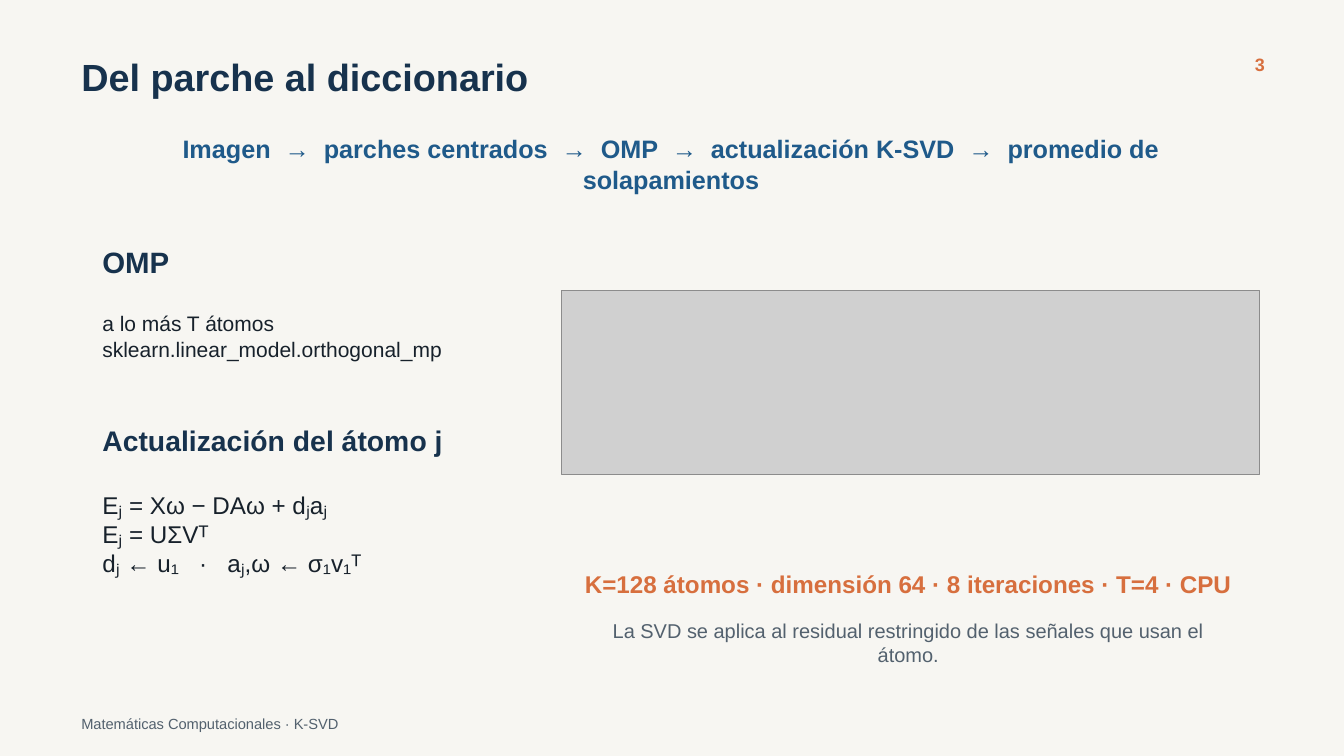
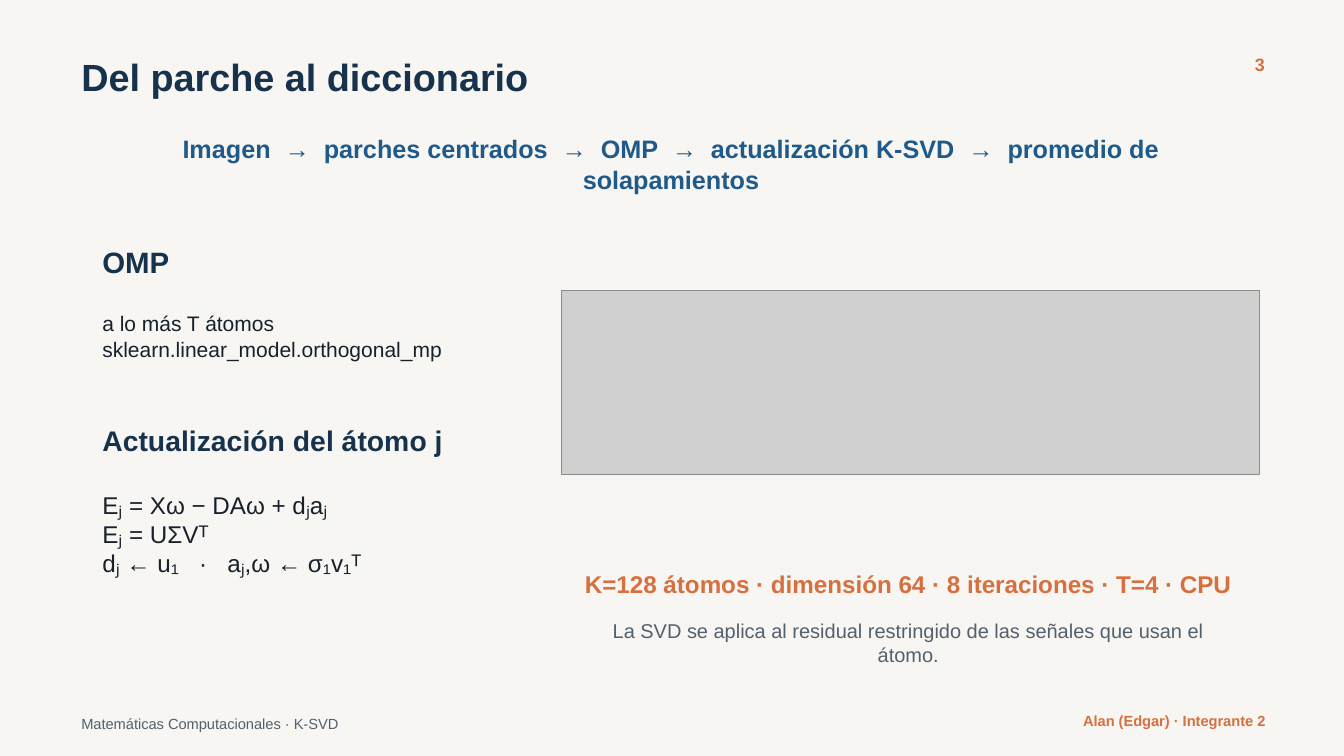
Before and after one commit to SarahVasquezM/ksvd-image-denoising, a slide deck: slide 3 of 04_final/presentacion_final.pptx. Drawn at 1344x756 pixels with LibreOffice and Linux fonts; fonts in the diff are those of the drawing; grey boxes stand for pictures. Boxes give left, top, right and bottom in pixels: in the first picture for what was removed or moved away, otherwise in the second. Text is boxed around its words. In the diff, an @@ line names an element or a change of style, - is before the commit and + after.

```diff
--- a/04_final/presentacion_final.pptx
+++ b/04_final/presentacion_final.pptx
@@ text added at bbox=[1083, 715, 1265, 729], 10.5 pt, text #D76F3E, bold @@
+Alan (Edgar) · Integrante 2
```
Also in this commit, not shown: 7 other slides changed, 20 other files.
